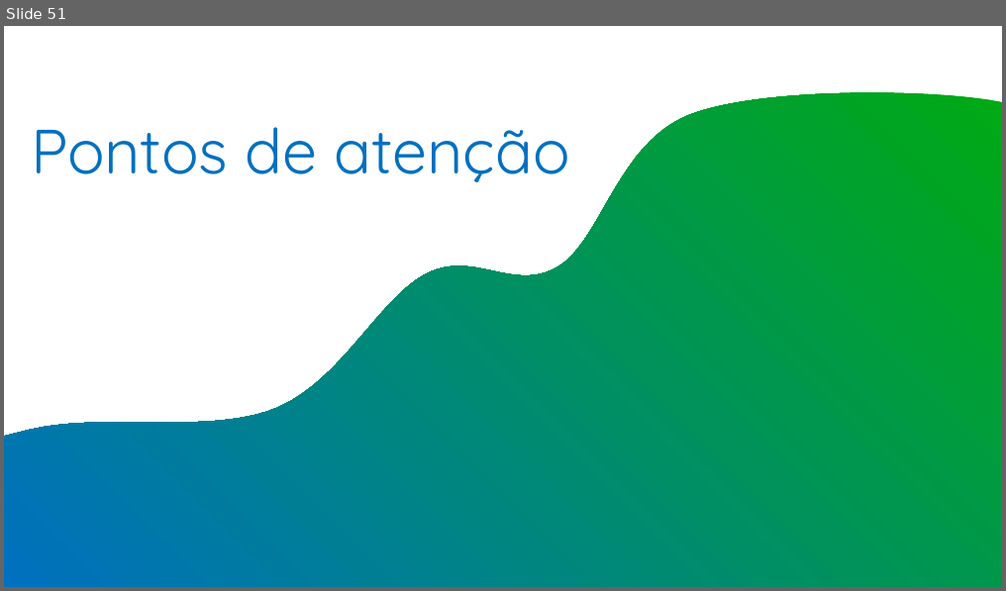
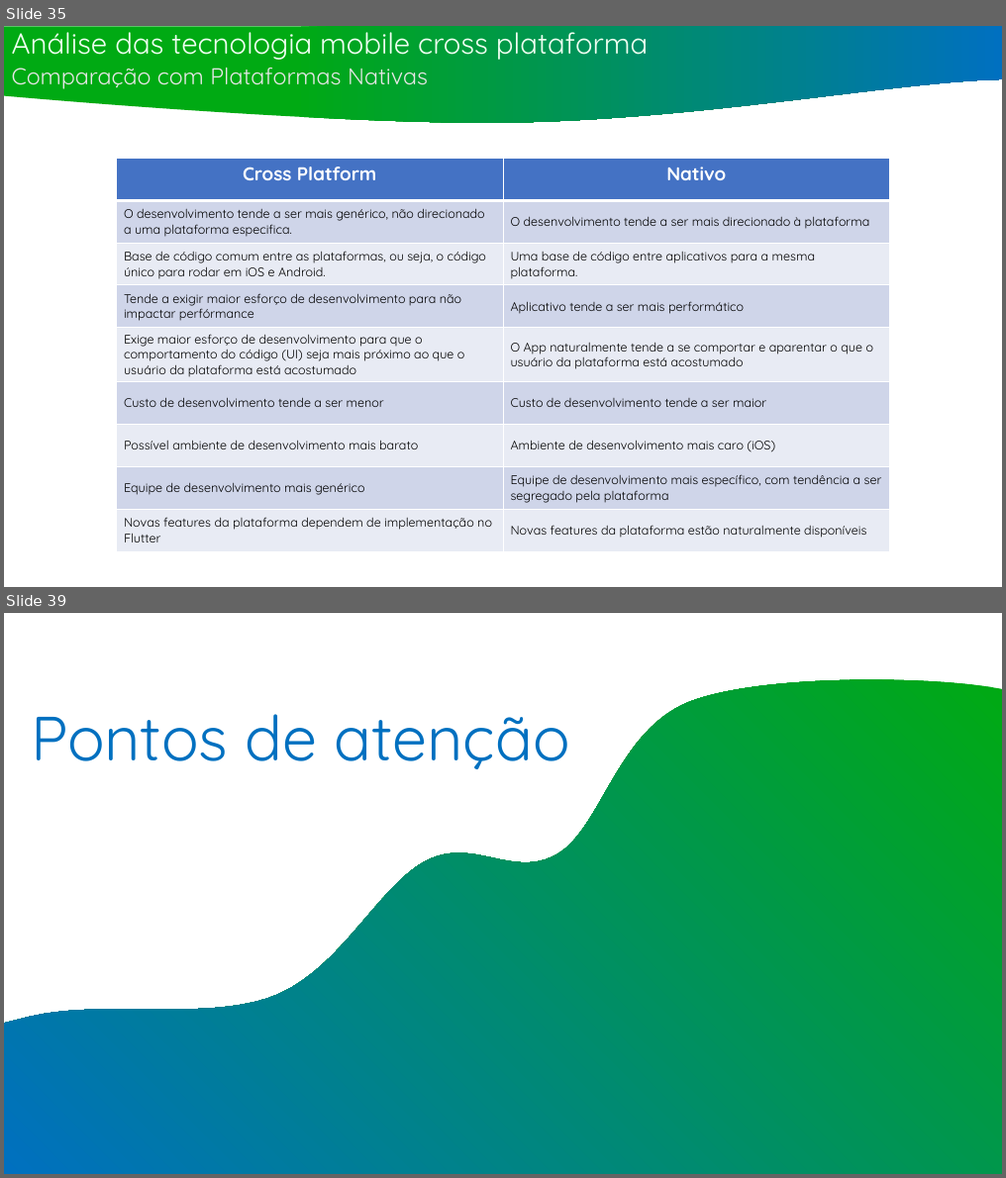
Before and after one commit to andrelcalves/reference_architectures, a slide deck: plataforma mobile/VR - SUPERAPP V1.0.pptx. Shown one above the other, each under a label of ours: slide 51 before the commit, slides 35 and 39 after it; the slides between them are not shown. The pictures are 1006x591 and 1006x1178 pixels, drawn with LibreOffice and Linux fonts; fonts in the diff are those of the drawing; background and template pictures are left out. Boxes give left, top, right and bottom in pixels: in the first picture for what was removed or moved away, otherwise in the second. Text is boxed around its words. In the diff, an @@ line names an element or a change of style, - is before the commit and + after.

Commit message:
arquitetura superapp mobile

```diff
--- a/plataforma mobile/VR - SUPERAPP V1.0.pptx
+++ b/plataforma mobile/VR - SUPERAPP V1.0.pptx
@@ slide 35 added at [4,26,1002,587], background #FFFFFF at 50% opacity @@
@@ freeform shape added at [4,26,1002,123], fill gradient #00AA13 to #0070C0 @@
@@ title added at [12,26,648,60], 28 pt, text #EFFFF1 @@
+Análise das tecnologia mobile cross plataforma
@@ subtitle added at [12,68,428,89], 22.2 pt, text #E7E6E6 @@
+Comparação com Plataformas Nativas
@@ table added at [116,158,890,550], 9 rows, 2 columns @@
+Cross Platform | Nativo
+O desenvolvimento tende a ser mais genérico, não direcionado a uma plataforma especifica. | O desenvolvimento tende a ser mais direcionado à plataforma
+Base de código comum entre as plataformas, ou seja, o código único para rodar em iOS e Android. | Uma base de código entre aplicativos para a mesma plataforma.
+Tende a exigir maior esforço de desenvolvimento para não impactar perfórmance | Aplicativo tende a ser mais performático
+Exige maior esforço de desenvolvimento para que o comportamento do código (UI) seja mais próximo ao que o usuário da plataforma está acostumado | O App naturalmente tende a se comportar e aparentar o que o usuário da plataforma está acostumado
+Custo de desenvolvimento tende a ser menor | Custo de desenvolvimento tende a ser maior
+Possível ambiente de desenvolvimento mais barato | Ambiente de desenvolvimento mais caro (iOS)
+Equipe de desenvolvimento mais genérico | Equipe de desenvolvimento mais específico, com tendência a ser segregado pela plataforma
+Novas features da plataforma dependem de implementação no Flutter | Novas features da plataforma estão naturalmente disponíveis
@@ what was slide 51 is now slide 39 @@
```
Also in this commit, not shown: 41 slides changed, 10 other slides added, 2 slides removed, 1 other file.
